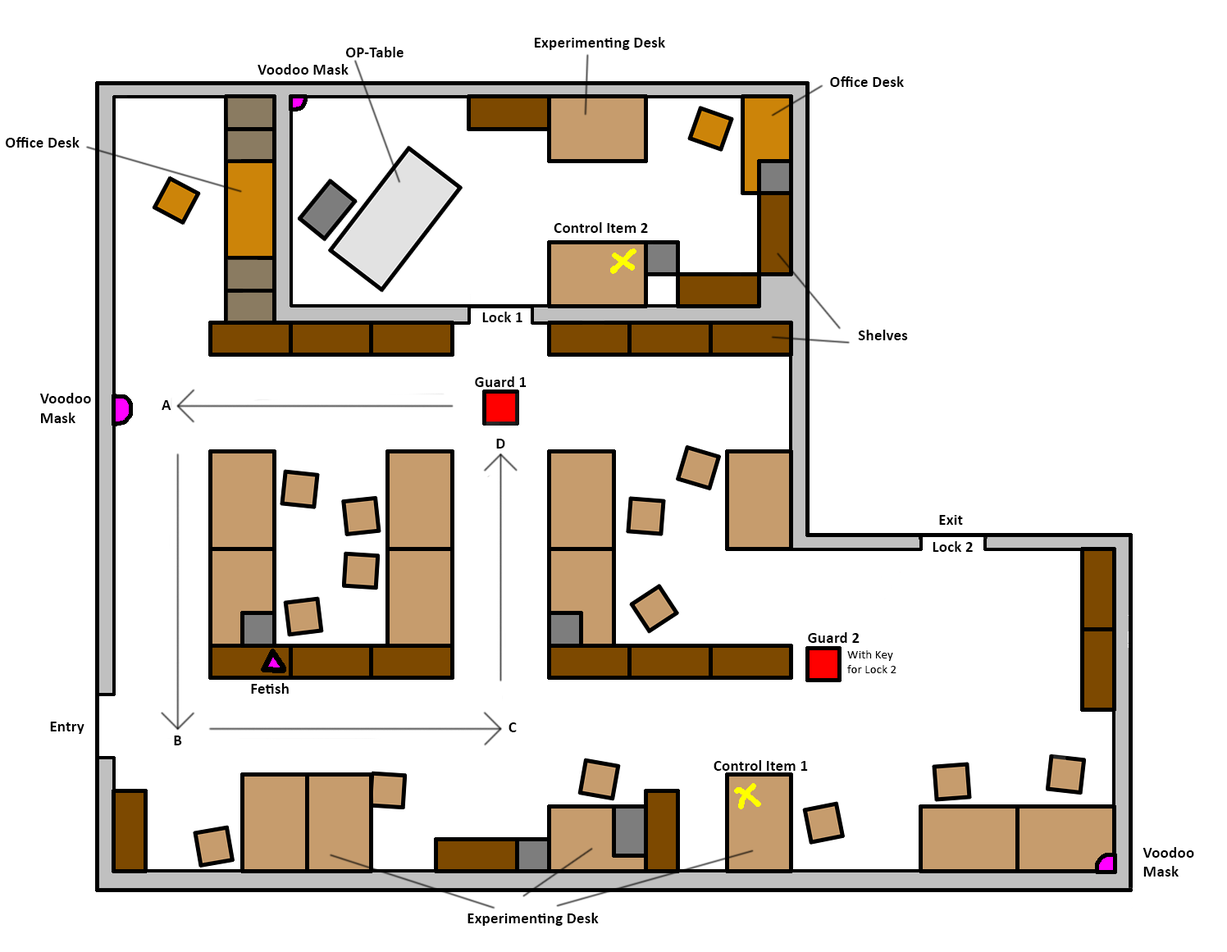
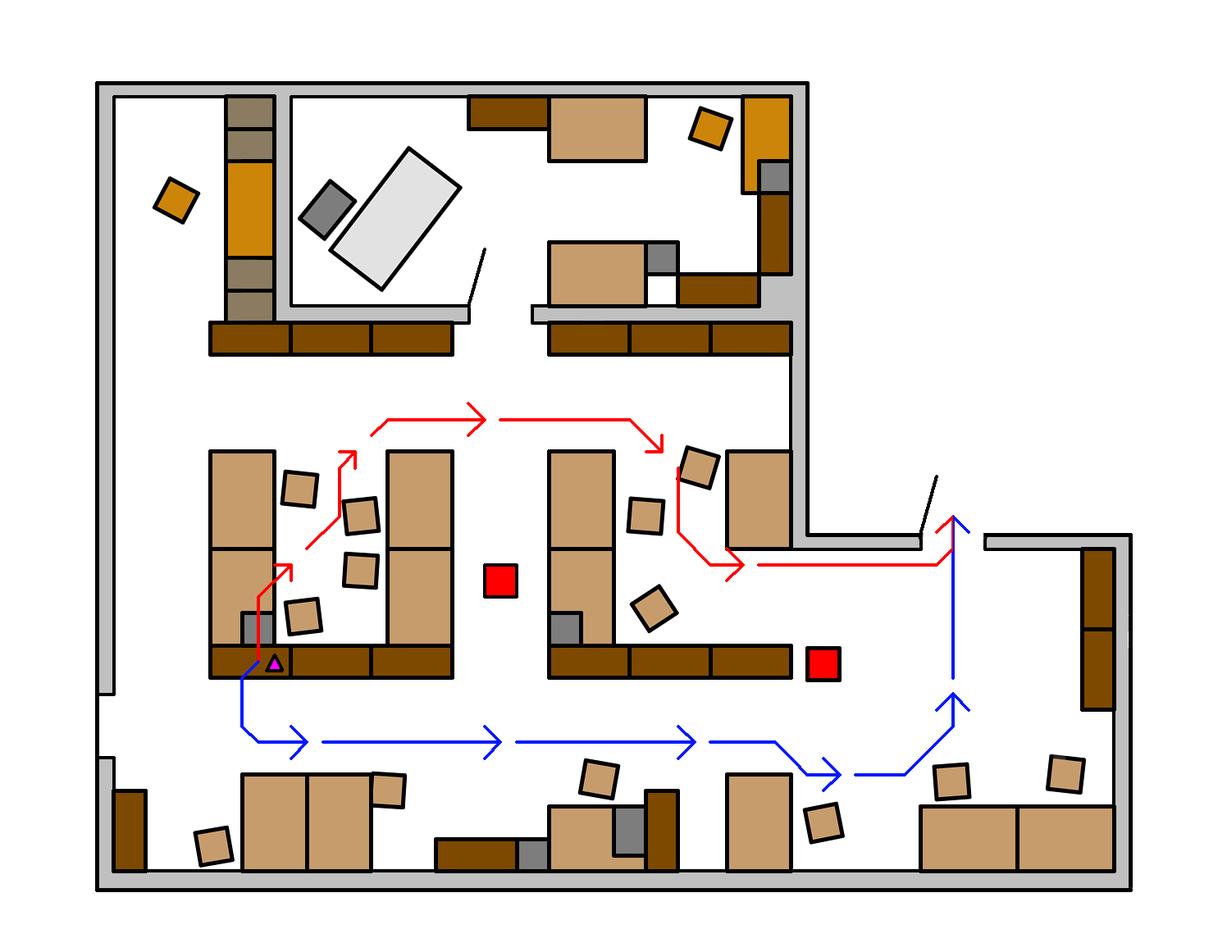
Layered file, before and after one edit (1227 × 952). Changes by layer:
showed group "Player Path" (11 layers) over (x1=143, y1=127, x2=984, y2=857)
painted on "To_Exit" over (x1=469, y1=247, x2=984, y2=810)
painted on "Fetish + ControlItem" over (x1=473, y1=382, x2=534, y2=433)
hid group "Beschriftung" (25 layers) over (x1=5, y1=36, x2=1194, y2=926)
painted on "Guard" over (x1=482, y1=389, x2=520, y2=426)
painted on "Wand" over (x1=469, y1=304, x2=985, y2=541)
hid "Background" over (x1=5, y1=36, x2=1194, y2=926)
